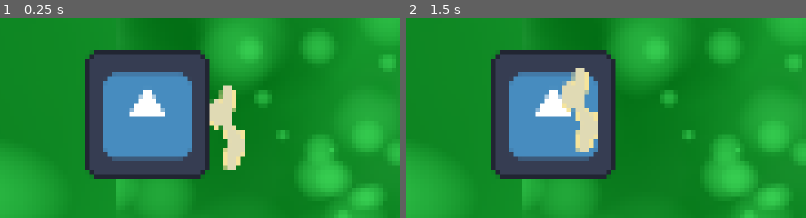
Above: before the commit, frames 1-2 (left to right).
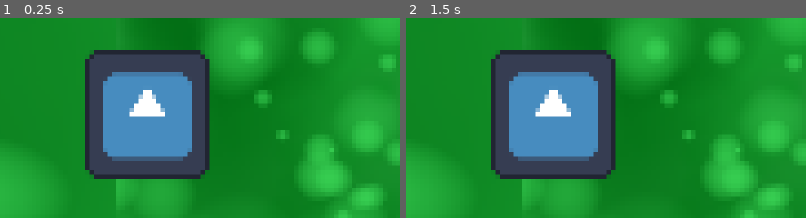
Above: after the commit, the same moments.

Repository: Chickenhatter/mailmen
Game: Godot game, scene res://scenes/te.tscn
The game is run twice, just before and just after one commit, with the same random seed, the same clock (stepped at 60 frames per second) and the same inputs. The project has no main scene, so this scene is started directly. The engine's default icon, where the game draws it, is replaced by a stand-in: a white triangle on a blue panel in a dark square.
Inputs (mouse positions are % of the whole screen's width and height, from its top left):
- Up to frame 1 (0.25 s): no input
- Up to frame 2 (1.5 s): tap Enter at 0.5 s; move the mouse to (72, 45) at 0.52 s; hold Right 0.53-1.28 s; hold F (ui_f) 0.53-1.28 s; click (72, 45) at 0.67 s; tap Space at 1.25 s; move the mouse to (30, 55) at 1.27 s; hold Down from 1.28 s (still down); tap F (ui_f) at 1.35 s
The pictures show only the part of the screen within x 33-83%, y 32-82%; the shares and areas given below are measured in that part.

The runs differ from the first frame. In frame 1, 2.2% of the frame differs, in the area x 52-62%, y 33-76%; in frame 2, 2.2%, in the area x 39-48%, y 25-67%.

Commit message:
6hr 5m started adding keymailbox

Diff:
--- a/code/generalmailbox.gd
+++ b/code/generalmailbox.gd
@@ -51,6 +51,7 @@
 		inmailbox = false
 
 func mailaway():
+	character.moving = false
 	$"mailbox screen".global_position = character.global_position
 	mailfall = true
 	await get_tree().create_timer(1).timeout
@@ -68,3 +69,4 @@
 	await get_tree().create_timer(0.2).timeout
 	$"mailbox screen".global_position = Vector2(-1000,-1000)
 	$mailboxsprite.global_position = Vector2(-1000,-1000)
+	character.moving = true
--- /dev/null
+++ b/code/keyed.gd
@@ -0,0 +1,29 @@
+extends Node2D
+var inpot = false
+var holdingkey = false
+@onready var character = %mailman
+# Called when the node enters the scene tree for the first time.
+func _ready() -> void:
+	pass # Replace with function body.
+
+
+# Called every frame. 'delta' is the elapsed time since the previous frame.
+func _process(delta: float) -> void:
+	if inpot == true:
+		if Input.is_action_just_pressed('ui_f'):
+			if holdingkey == true:
+				holdingkey = false
+				$key/key.play('none')
+				$key.global_position = character.global_position
+			else:
+				$key/key.play('key')
+				holdingkey = true
+
+func _on_keyarea_body_entered(body: Node2D) -> void:
+	if body.name == "mailman":
+		inpot = true
+
+
+func _on_keyarea_body_exited(body: Node2D) -> void:
+	if body.name == "mailman":
+		inpot = false
--- /dev/null
+++ b/code/keymailbox.gd
@@ -0,0 +1,81 @@
+extends Node2D
+var inmailbox = false
+var mailfall = false
+var mailstart = false
+var transformmail = false
+var closemail = false
+var cona = 0
+var progmail = 0
+var puzz = false
+@onready var character = %mailman
+# Called when the node enters the scene tree for the first time.
+func _ready() -> void:
+	pass # Replace with function body.
+
+
+# Called every frame. 'delta' is the elapsed time since the previous frame.
+func _process(delta: float) -> void:
+	print(character.global_position)
+	if inmailbox == true:
+		if Input.is_action_pressed('ui_f'):
+			if puzz == false:
+				character.moving = false
+				$"mailbox screen".global_position = character.global_position
+				if $"..".holdingkey == true:
+					mailaway()
+				puzz = true
+			else:
+				$"mailbox screen".global_position = Vector2(-1000,-1000)
+				puzz = false
+				character.moving = true
+
+	if mailfall == true:
+		cona += 1*delta
+		if cona > 1:
+			cona = 1
+		$"mailbox screen/imagry/front".scale.y = sqrt(-cona*cona+1)
+
+	if mailstart == true:
+		progmail += delta
+		if progmail > 1:
+			progmail = 0.99999999999
+		$"mailbox screen/Path2D/PathFollow2D".progress_ratio = progmail
+
+	if transformmail == true:
+		$"mailbox screen/Path2D/PathFollow2D/Node2D".scale.x -= delta * 0.8
+
+	if closemail == true:
+		cona -= 1*delta
+		if cona < 0:
+			cona = 0
+		$"mailbox screen/imagry/front".scale.y = sqrt(-cona*cona+1)
+
+
+func _on_generalmailarea_body_entered(body: Node2D) -> void:
+	if body.name == "mailman":
+		inmailbox = true
+
+
+func _on_generalmailarea_body_exited(body: Node2D) -> void:
+	if body.name == "mailman":
+		inmailbox = false
+
+func mailaway():
+	$"mailbox screen".global_position = character.global_position
+	mailfall = true
+	await get_tree().create_timer(1).timeout
+	mailstart = true
+	await get_tree().create_timer(1.1).timeout
+	mailfall = false
+	mailstart = false
+	transformmail = true
+	await get_tree().create_timer(0.2).timeout
+	transformmail = false
+	await get_tree().create_timer(0.3).timeout
+	closemail = true
+	await get_tree().create_timer(1).timeout
+	closemail = false
+	await get_tree().create_timer(0.2).timeout
+	$"mailbox screen".global_position = Vector2(-1000,-1000)
+	$mailboxsprite.global_position = Vector2(-1000,-1000)
+	character.moving = true
--- a/scenes/scene.tscn
+++ b/scenes/scene.tscn
@@ -16,6 +16,8 @@
 [ext_resource type="Texture2D" uid="uid://cen2koxcwgn8q" path="res://assets/map/house-modified.png" id="9_dqloj"]
 [ext_resource type="Texture2D" uid="uid://ds04tymx1scka" path="res://assets/items/mail-modified.png" id="10_1id6j"]
 [ext_resource type="Texture2D" uid="uid://cgr0lvlbhpgua" path="res://assets/map/fence-modified.png" id="10_5yiy0"]
+[ext_resource type="Script" uid="uid://dh3x44rvs6fxa" path="res://code/keyed.gd" id="16_8cc7s"]
+[ext_resource type="Script" uid="uid://doyp6a8qtuokm" path="res://code/keymailbox.gd" id="17_r2e7w"]
 
 [sub_resource type="CircleShape2D" id="CircleShape2D_4msxo"]
 radius = 15.0
@@ -547,6 +549,24 @@
 physics_layer_0/collision_layer = 1
 sources/0 = SubResource("TileSetAtlasSource_0f71q")
 
+[sub_resource type="CircleShape2D" id="CircleShape2D_7xrwy"]
+
+[sub_resource type="SpriteFrames" id="SpriteFrames_rpb1b"]
+animations = [{
+"frames": [],
+"loop": 1,
+"name": &"key",
+"speed": 5.0
+}, {
+"frames": [{
+"duration": 1.0,
+"texture": null
+}],
+"loop": 1,
+"name": &"none",
+"speed": 5.0
+}]
+
 [sub_resource type="RectangleShape2D" id="RectangleShape2D_5fb3c"]
 size = Vector2(28, 28.5)
 
@@ -561,7 +581,7 @@
 script = ExtResource("3_5fb3c")
 
 [node name="bone" type="Node2D" parent="Node2D/games/dog and bone" unique_id=1312047553]
-position = Vector2(79, 46)
+position = Vector2(317, -26)
 
 [node name="bonearea" type="Area2D" parent="Node2D/games/dog and bone/bone" unique_id=1088051216]
 position = Vector2(-67, 11)
@@ -1140,6 +1160,100 @@
 shape = SubResource("RectangleShape2D_nrcul")
 
 [node name="keyed" type="Node2D" parent="Node2D/games" unique_id=1505840091]
+script = ExtResource("16_8cc7s")
+
+[node name="key" type="Node2D" parent="Node2D/games/keyed" unique_id=1756739541]
+
+[node name="keyarea" type="Area2D" parent="Node2D/games/keyed/key" unique_id=653301794]
+
+[node name="CollisionShape2D" type="CollisionShape2D" parent="Node2D/games/keyed/key/keyarea" unique_id=1385457465]
+shape = SubResource("CircleShape2D_7xrwy")
+
+[node name="key" type="AnimatedSprite2D" parent="Node2D/games/keyed/key" unique_id=2060051092]
+sprite_frames = SubResource("SpriteFrames_rpb1b")
+animation = &"none"
+
+[node name="mailbox" type="Node2D" parent="Node2D/games/keyed" unique_id=1865536360]
+position = Vector2(-73, 153)
+script = ExtResource("17_r2e7w")
+
+[node name="mailboxsprite" type="Node2D" parent="Node2D/games/keyed/mailbox" unique_id=655191929]
+
+[node name="Sprite2D" type="Sprite2D" parent="Node2D/games/keyed/mailbox/mailboxsprite" unique_id=94526820]
+position = Vector2(10.000001, -7.0000076)
+scale = Vector2(0.012249969, 0.0112499995)
+texture = ExtResource("7_tpwpp")
+
+[node name="Sprite2D2" type="Sprite2D" parent="Node2D/games/keyed/mailbox/mailboxsprite" unique_id=1427582804]
+position = Vector2(10.000004, -1)
+scale = Vector2(0.011500002, 0.011749999)
+texture = ExtResource("8_7ftgl")
+
+[node name="Sprite2D3" type="Sprite2D" parent="Node2D/games/keyed/mailbox/mailboxsprite" unique_id=1037663905]
+position = Vector2(10.000001, 6)
+scale = Vector2(0.011500002, 0.011749999)
+texture = ExtResource("8_7ftgl")
+
+[node name="mailbox screen" type="Node2D" parent="Node2D/games/keyed/mailbox" unique_id=1532073669]
+z_index = 4096
+position = Vector2(-761, -633)
+
+[node name="imagry" type="Node2D" parent="Node2D/games/keyed/mailbox/mailbox screen" unique_id=294049292]
+
+[node name="front" type="Node2D" parent="Node2D/games/keyed/mailbox/mailbox screen/imagry" unique_id=854249221]
+z_index = 10
+position = Vector2(17, 32)
+
+[node name="front" type="Sprite2D" parent="Node2D/games/keyed/mailbox/mailbox screen/imagry/front" unique_id=783637199]
+position = Vector2(1, -26.999998)
+scale = Vector2(0.069125, 0.079500005)
+texture = ExtResource("5_0f71q")
+
+[node name="Sprite2D" type="Sprite2D" parent="Node2D/games/keyed/mailbox/mailbox screen/imagry" unique_id=483579011]
+position = Vector2(26, -2)
+scale = Vector2(0.06425002, 0.10375)
+texture = ExtResource("8_7ftgl")
+
+[node name="back" type="Sprite2D" parent="Node2D/games/keyed/mailbox/mailbox screen/imagry" unique_id=1419375093]
+position = Vector2(17, 4)
+scale = Vector2(0.070999995, 0.084)
+texture = ExtResource("4_5yiy0")
+
+[node name="Grass" type="Sprite2D" parent="Node2D/games/keyed/mailbox/mailbox screen" unique_id=1618879222]
+z_index = -5
+position = Vector2(26.00001, 4.9999924)
+scale = Vector2(0.123, 0.067999996)
+texture = ExtResource("6_ruw3y")
+
+[node name="Path2D" type="Path2D" parent="Node2D/games/keyed/mailbox/mailbox screen" unique_id=2081612087]
+z_index = -1
+position = Vector2(5, -11)
+curve = SubResource("Curve2D_dv0eb")
+
+[node name="PathFollow2D" type="PathFollow2D" parent="Node2D/games/keyed/mailbox/mailbox screen/Path2D" unique_id=887137915]
+position = Vector2(219, 147)
+rotation = -1.6990006
+
+[node name="Node2D" type="Node2D" parent="Node2D/games/keyed/mailbox/mailbox screen/Path2D/PathFollow2D" unique_id=1442290386]
+rotation = 3.1415927
+scale = Vector2(0.24, 2)
+
+[node name="Sprite2D2" type="Sprite2D" parent="Node2D/games/keyed/mailbox/mailbox screen/Path2D/PathFollow2D/Node2D" unique_id=1931428345]
+self_modulate = Color(18.892157, 18.892157, 18.892157, 1)
+position = Vector2(-2.0000143, -1.0000151)
+scale = Vector2(0.17216142, 0.10212754)
+texture = ExtResource("4_t7and")
+
+[node name="Sprite2D" type="Sprite2D" parent="Node2D/games/keyed/mailbox/mailbox screen/Path2D/PathFollow2D/Node2D" unique_id=43577526]
+position = Vector2(14, 0)
+scale = Vector2(0.053874984, 0.048499968)
+texture = ExtResource("10_1id6j")
+
+[node name="generalmailarea" type="Area2D" parent="Node2D/games/keyed/mailbox" unique_id=520971925]
+
+[node name="CollisionShape2D" type="CollisionShape2D" parent="Node2D/games/keyed/mailbox/generalmailarea" unique_id=1683888512]
+position = Vector2(8, 4)
+shape = SubResource("RectangleShape2D_nrcul")
 
 [node name="character" type="Node2D" parent="Node2D" unique_id=275240134]
 
@@ -1193,3 +1307,7 @@
 [connection signal="body_exited" from="Node2D/games/deadlock mailbox/mailbox/dlmailboxarea" to="Node2D/games/deadlock mailbox" method="_on_dlmailboxarea_body_exited"]
 [connection signal="body_entered" from="Node2D/games/garden from another/mailbox/generalmailarea" to="Node2D/games/garden from another/mailbox" method="_on_generalmailarea_body_entered"]
 [connection signal="body_exited" from="Node2D/games/garden from another/mailbox/generalmailarea" to="Node2D/games/garden from another/mailbox" method="_on_generalmailarea_body_exited"]
+[connection signal="body_entered" from="Node2D/games/keyed/key/keyarea" to="Node2D/games/keyed" method="_on_keyarea_body_entered"]
+[connection signal="body_exited" from="Node2D/games/keyed/key/keyarea" to="Node2D/games/keyed" method="_on_keyarea_body_exited"]
+[connection signal="body_entered" from="Node2D/games/keyed/mailbox/generalmailarea" to="Node2D/games/keyed/mailbox" method="_on_generalmailarea_body_entered"]
+[connection signal="body_exited" from="Node2D/games/keyed/mailbox/generalmailarea" to="Node2D/games/keyed/mailbox" method="_on_generalmailarea_body_exited"]
Not shown, added: code/keyed.gd.uid
Not shown, added: code/keymailbox.gd.uid
